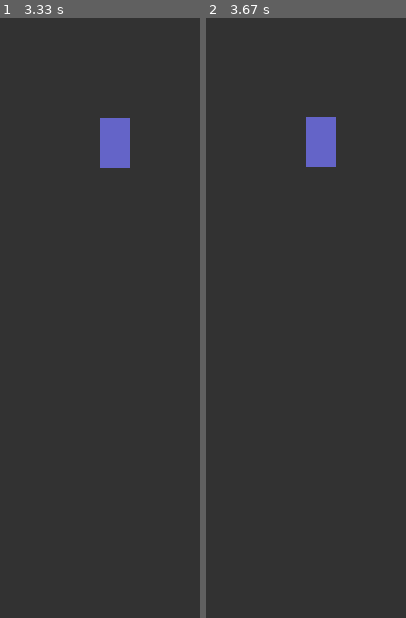
Above: before the commit, frames 1-2 (left to right).
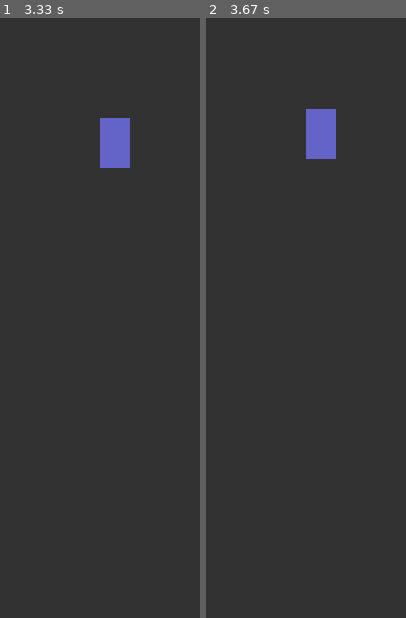
Above: after the commit, the same moments.

Repository: kc-raahi/self-driving-car-sim
Game: pygame game, started from car.py
Same seed, same stepped clock (60 frames per second), same inputs: the game is played once before the commit and once after it.
Inputs:
- Up to frame 1 (3.33 s): no input
- Up to frame 2 (3.67 s): hold Up from 3.33 s (still down)

Frame 1 is identical in both runs. In frame 2, 0.4% of the frame differs, in the area x 50-65%, y 15-25%.

Commit message:
20230707 - test comment

Diff:
--- a/car.py
+++ b/car.py
@@ -56,6 +56,25 @@
         self.y += self.speed
 
 
+    def accel(self):
+        if self.speed > self.max_speed * -1:
+            self.speed -= self.acc
+        else:
+            self.speed = self.max_speed * -1
+
+    def rev(self):
+        if self.speed < self.max_speed:
+            self.speed += self.acc
+        else:
+            self.speed = self.max_speed
+
+    def coast(self):
+        while self.speed != 0:
+            if self.speed < 0:
+                self.speed += self.acc
+            else:
+                self.speed -= self.acc
+
 if __name__ == "__main__":
     screen = pygame.display.set_mode((SCREEN_WIDTH, SCREEN_HEIGHT))
     pygame.display.set_caption("Self-Driving Car")
@@ -67,9 +86,14 @@
         screen.fill((50, 50, 50))
         driver.draw(screen, driver.x, driver.y)
 
-        for event in pygame.event.get():
-            if event.type == pygame.KEYDOWN:
-                driver.update(event)
+        if keys[pygame.K_UP]:
+            driver.accel()
+        if keys[pygame.K_DOWN]:
+            driver.rev()
+        if not keys[pygame.K_UP] and not keys[pygame.K_DOWN]:
+            driver.coast()
+
+        driver.y += driver.speed
         pygame.display.update()
         pygame.display.flip()
 
